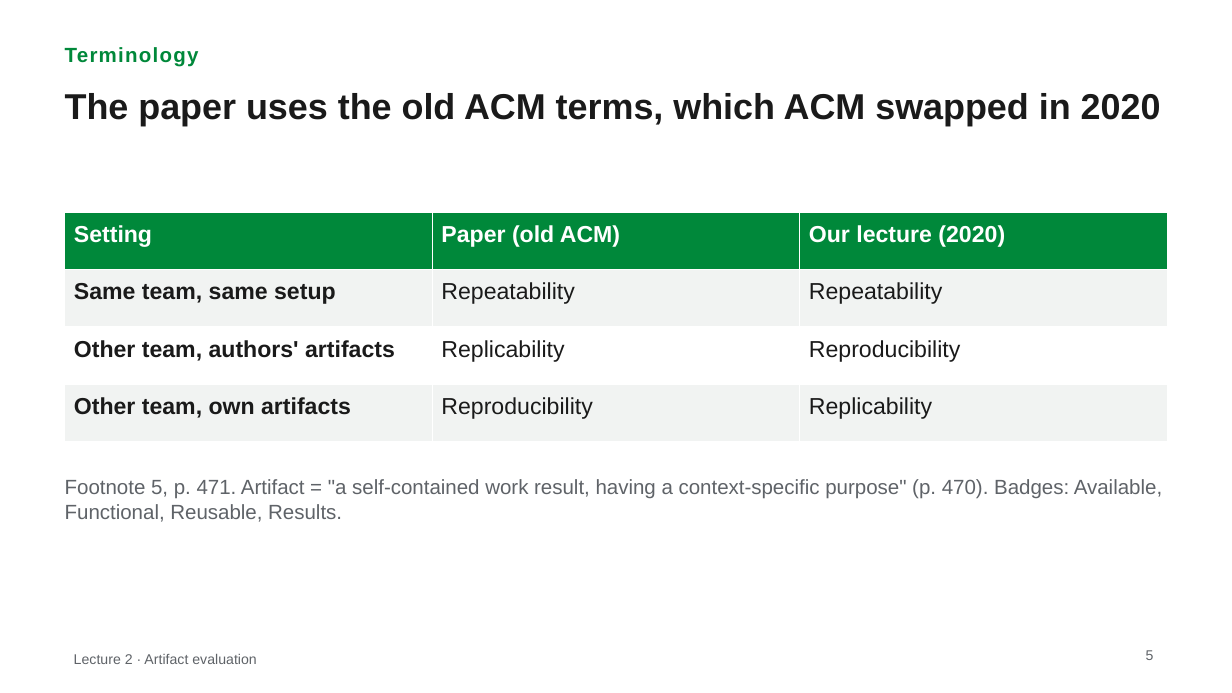
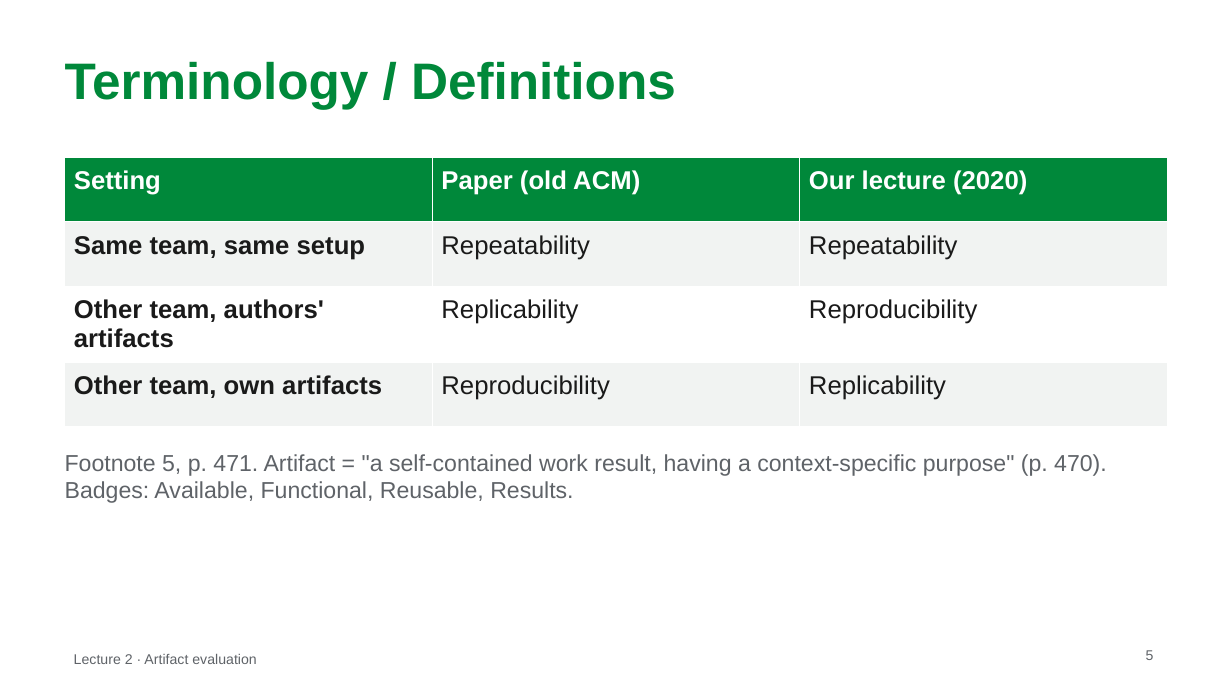
Before and after one commit to MarkAndreDuesing/Reprod_Docs_And_Notes, a slide deck: slide 5 of Vorl_2/slides/lecture2-style-B.pptx. Drawn at 1232x693 pixels with LibreOffice and Linux fonts; fonts in the diff are those of the drawing. Boxes give left, top, right and bottom in pixels: in the first picture for what was removed or moved away, otherwise in the second. Text is boxed around its words. In the diff, an @@ line names an element or a change of style, - is before the commit and + after.

```diff
--- a/Vorl_2/slides/lecture2-style-B.pptx
+++ b/Vorl_2/slides/lecture2-style-B.pptx
@@ text "Terminology / Definitions" at bbox=[65, 61, 676, 109]: vertical alignment top to middle @@
@@ text at bbox=[65, 61, 676, 109]: text changed; size 16 to 40 pt @@
-Terminology
+Terminology / Definitions
@@ text removed at bbox=[65, 93, 1161, 126] @@
-The paper uses the old ACM terms, which ACM swapped in 2020
@@ table at bbox=[65, 157, 1168, 404] @@
@@ size 18 to 20 pt @@
@@ table: place and size @@
-table at bbox=[65, 213, 1168, 423]
+table at bbox=[65, 157, 1168, 404]
@@ text "Footnote 5, p. 471. Artifact ...": place and size @@
-text "Footnote 5, p. 471. Artifact ..." at bbox=[65, 479, 1162, 522]
+text "Footnote 5, p. 471. Artifact ..." at bbox=[65, 454, 1107, 503]
@@ text "Footnote 5, p. 471. Artifact ..." at bbox=[65, 454, 1107, 503]: size 16 to 18 pt @@
```
Also in this commit, not shown: 26 other slides changed, 2 slides added, 2 slides removed, 2 other files.
